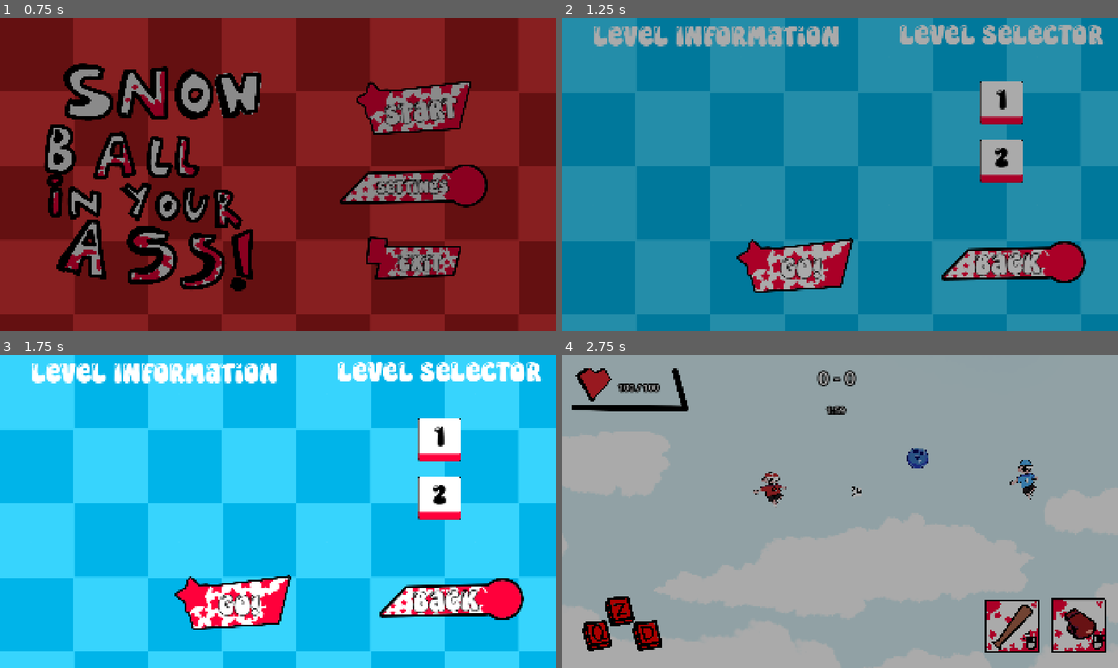
Above: before the commit, frames 1-4 (two rows, left to right).
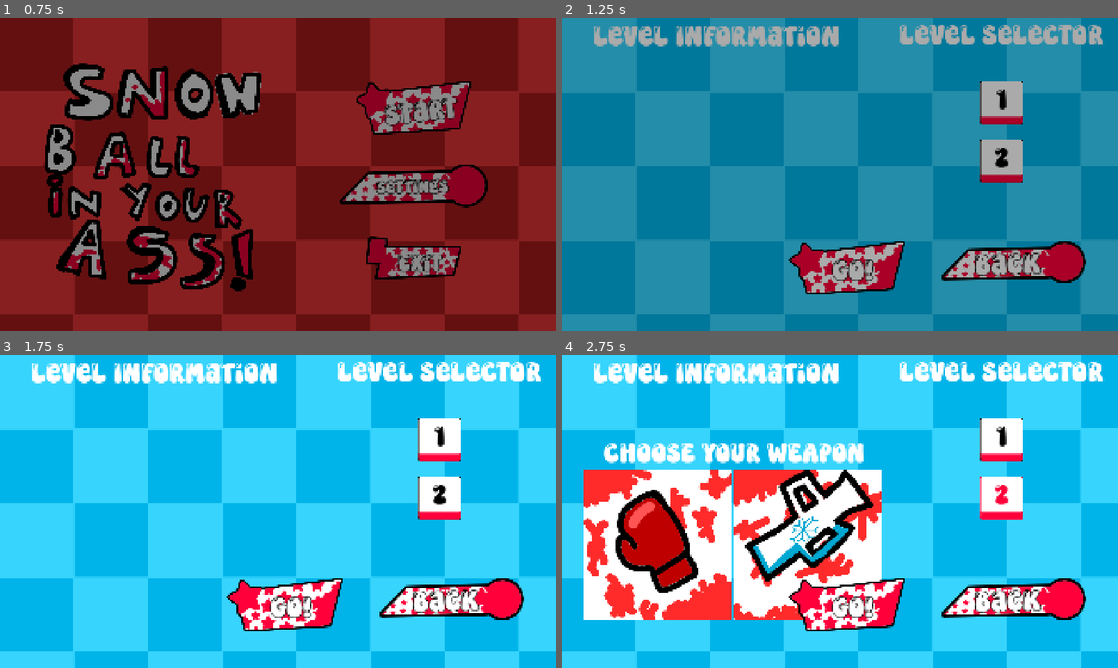
Above: after the commit, the same moments.

Repository: GuiDev-bit/Winter-Game-Jam
Game: Godot game, scene res://scenes/ui/main_menu.tscn
Same seed, same stepped clock (60 frames per second), same inputs: the game is played once before the commit and once after it.
Inputs:
- Up to frame 1 (0.75 s): click "Start" at 0.5 s
- Up to frame 2 (1.25 s): no input
- Up to frame 3 (1.75 s): click "1" at 1.25 s
- Up to frame 4 (2.75 s): click "2" at 2 s

Frame 1 is identical in both runs. In frame 2, 4.1% of the frame differs, in the area x 31-62%, y 70-89%; in frame 3, 4.1%; in frame 4, 100%, in the area x 0-100%, y 0-100%.
Error after the commit: Trying to assign value of type 'TextureButton' to a variable of type 'Button'. (res://script/ui/level_selector.gd:6)

Commit message:
level selector.gd

Diff:
--- a/scenes/ui/level_selector.tscn
+++ b/scenes/ui/level_selector.tscn
@@ -5,6 +5,8 @@
 [ext_resource type="Script" uid="uid://dtkkwhraawhw7" path="res://script/ui/level_selector.gd" id="2_lhagn"]
 [ext_resource type="Texture2D" uid="uid://biicvll1v04ba" path="res://assets/hud/Sans_titre_429_20260224150002.png" id="3_84sm8"]
 [ext_resource type="Texture2D" uid="uid://2o16b27830s2" path="res://assets/hud/UI_Play.png" id="3_lhagn"]
+[ext_resource type="Texture2D" uid="uid://fm61gqpkjqrc" path="res://assets/others/slector_gloves.png" id="5_h8p0g"]
+[ext_resource type="Texture2D" uid="uid://oykhmcagw1wf" path="res://assets/others/slector_canon.png" id="6_hclfv"]
 
 [node name="LevelSelector" type="Control" unique_id=807568109]
 layout_mode = 3
@@ -122,21 +124,25 @@
 
 [node name="WeaponChoice" type="HBoxContainer" parent="PanelContainer/Control" unique_id=1690318721]
 layout_mode = 0
-offset_right = 40.0
-offset_bottom = 40.0
+offset_left = 75.0
+offset_top = 399.0
+offset_right = 1105.0
+offset_bottom = 911.0
 
 [node name="BtnGloves" type="TextureButton" parent="PanelContainer/Control/WeaponChoice" unique_id=788134295]
 layout_mode = 2
+texture_normal = ExtResource("5_h8p0g")
 
 [node name="BtnCanon" type="TextureButton" parent="PanelContainer/Control/WeaponChoice" unique_id=1251702826]
 layout_mode = 2
+texture_normal = ExtResource("6_hclfv")
 
 [node name="GO" type="TextureButton" parent="PanelContainer/Control" unique_id=1965595605]
 layout_mode = 0
-offset_left = 605.0
-offset_top = 761.0
-offset_right = 1005.0
-offset_bottom = 948.0
+offset_left = 784.0
+offset_top = 769.0
+offset_right = 1184.0
+offset_bottom = 956.0
 size_flags_horizontal = 4
 texture_normal = ExtResource("3_lhagn")
 
@@ -157,7 +163,20 @@
 theme_override_font_sizes/font_size = 100
 text = "GO!"
 
+[node name="Label" type="Label" parent="PanelContainer/Control" unique_id=803530253]
+layout_mode = 0
+offset_left = 145.0
+offset_top = 283.0
+offset_right = 1045.0
+offset_bottom = 393.0
+theme_override_font_sizes/font_size = 95
+text = "CHOOSE YOUR WEAPON"
+horizontal_alignment = 1
+vertical_alignment = 1
+
 [connection signal="pressed" from="PanelContainer/Control/Level Selector/GridContainer/Button" to="." method="_on_button_pressed"]
 [connection signal="pressed" from="PanelContainer/Control/Level Selector/GridContainer/Button2" to="." method="_on_button_2_pressed"]
 [connection signal="pressed" from="PanelContainer/Control/Back" to="." method="_on_back_pressed"]
+[connection signal="pressed" from="PanelContainer/Control/WeaponChoice/BtnGloves" to="." method="_on_btn_gloves_pressed"]
+[connection signal="pressed" from="PanelContainer/Control/WeaponChoice/BtnCanon" to="." method="_on_btn_canon_pressed"]
 [connection signal="pressed" from="PanelContainer/Control/GO" to="." method="_on_go_pressed"]
--- a/script/manager/game_manager.gd
+++ b/script/manager/game_manager.gd
@@ -19,7 +19,7 @@
 var match_duration : float = 120.0
 
 
-
+var selected_weapon : String = "gloves"
 
 var score_left : int = 0
 var score_right : int = 0
--- a/script/player/player.gd
+++ b/script/player/player.gd
@@ -54,9 +54,11 @@
 	switch_state(active_state)
 	AiManager.get_player_reference(self)
 	current_munition = munition_max
-	#$HealthComponent.died.connect(_on_died)
-	#GameManager.connect()
-	#crosshair.visible = false
+	$HealthComponent.died.connect(_on_died)
+	if GameManager.selected_weapon == "canon":
+		secondary_weapon = Weapon.CANON
+	else:
+		secondary_weapon = Weapon.GlOVES
 
 func _on_respawn(spawn_position: Vector2) -> void:
 	global_position = spawn_position
--- a/script/ui/level_selector.gd
+++ b/script/ui/level_selector.gd
@@ -1,19 +1,48 @@
 extends Control
 
-@onready var description_label : Label = $"PanelContainer/MarginContainer/Level Info/DesciptionLabel"
+@onready var description_label : Label = $"PanelContainer/Control/Level Info/DesciptionLabel"
+@onready var weapon_choice : Control = $PanelContainer/Control/WeaponChoice
+@onready var choose_label : Label = $PanelContainer/Control/Label  # le label CHOOSE YOUR WEAPON
+@onready var btn_go : Button = $PanelContainer/Control/GO
+@onready var btn_gloves : Button = $PanelContainer/Control/WeaponChoice/BtnGloves
+@onready var btn_canon : Button = $PanelContainer/Control/WeaponChoice/BtnCanon
+
+var selected_level_data : LevelData = null
+var selected_weapon : String = ""
+
+func _ready() -> void:
+	weapon_choice.visible = false
+	choose_label.visible = false
+	btn_go.visible = false
 
 func _on_button_pressed() -> void:
-	GameManager.reset()
-	var level_data = load("res://script/Ressources/level1.tres")
-	LevelManager.load_level(level_data)
+	selected_level_data = load("res://script/Ressources/level1.tres")
+	weapon_choice.visible = true
+	choose_label.visible = true
+	btn_go.visible = false
+	selected_weapon = ""
 
 func _on_button_2_pressed() -> void:
-	GameManager.reset()
-	var level_data = load("res://script/Ressources/level2.tres")
-	LevelManager.load_level(level_data)
+	selected_level_data = load("res://script/Ressources/level2.tres")
+	weapon_choice.visible = true
+	choose_label.visible = true
+	btn_go.visible = false
+	selected_weapon = ""
+
+func _on_btn_gloves_pressed() -> void:
+	selected_weapon = "gloves"
+	btn_go.visible = true
+
+func _on_btn_canon_pressed() -> void:
+	selected_weapon = "canon"
+	btn_go.visible = true
+
+func _on_go_pressed() -> void:
+	if selected_level_data and selected_weapon != "":
+		GameManager.reset()
+		# Mémorise l'arme choisie pour le joueur
+		GameManager.selected_weapon = selected_weapon
+		LevelManager.load_level(selected_level_data)
 
 func _on_back_pressed() -> void:
 	Transition.change_scene("res://scenes/ui/main_menu.tscn")
-
-func _on_go_pressed() -> void:
-	pass
Binary file added: assets/others/slector_canon.png
Not shown, added: assets/others/slector_canon.png.import
Binary file added: assets/others/slector_gloves.png
Not shown, added: assets/others/slector_gloves.png.import
